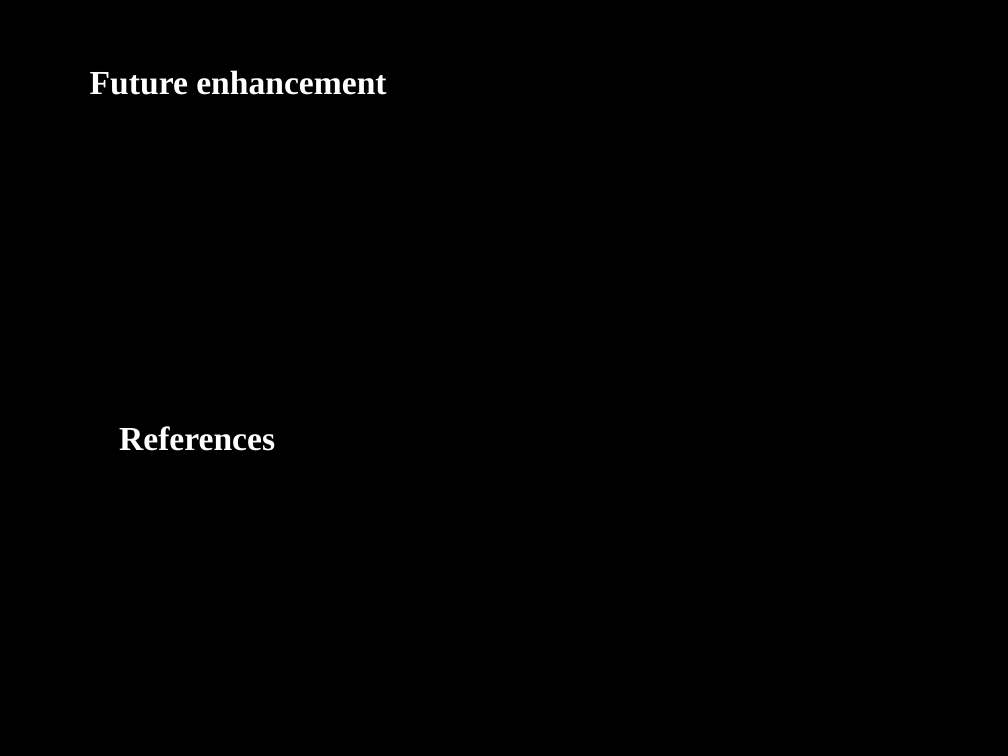
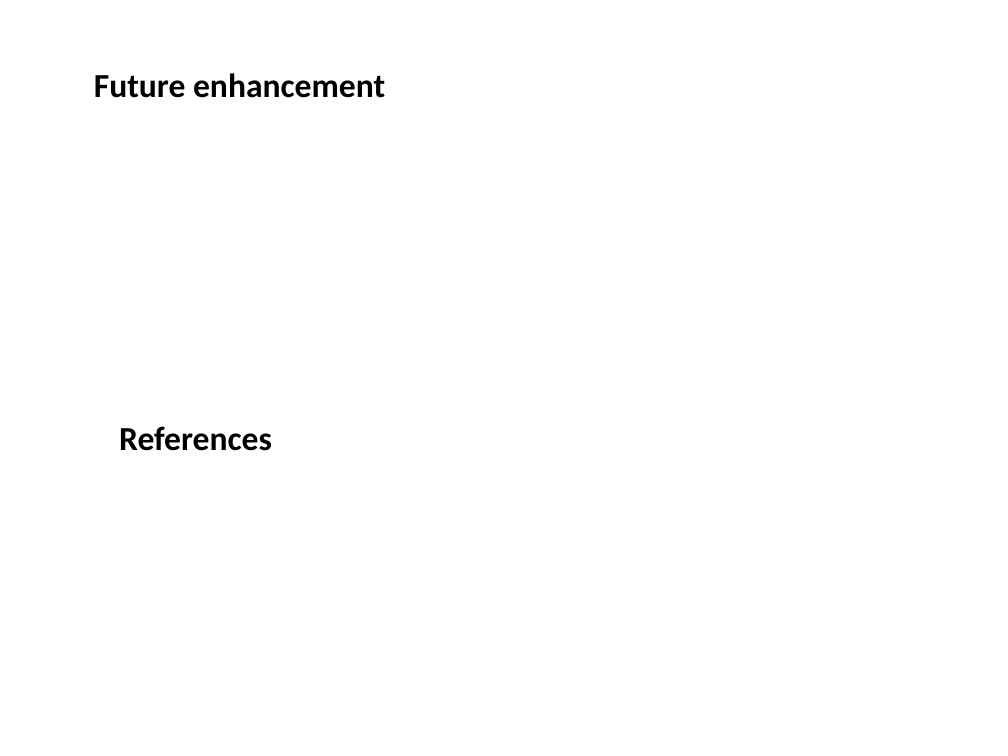
Before and after one commit to Nidhi-411/EventPro, a slide deck: slide 27 of PPts and stuff/Eventpro.pptx. Drawn at 1008x756 pixels with LibreOffice and Linux fonts; fonts in the diff are those of the drawing; background and template pictures are left out. Boxes give left, top, right and bottom in pixels: in the first picture for what was removed or moved away, otherwise in the second. Text is boxed around its words. In the diff, an @@ line names an element or a change of style, - is before the commit and + after.

```diff
--- a/PPts and stuff/Eventpro.pptx
+++ b/PPts and stuff/Eventpro.pptx
@@ background picture (left out) to #FFFFFF @@
@@ text "Future enhancement" at (94, 73, 385, 98): font Times New Roman to Calibri, text colour #FFFFFF to #000000 @@
@@ text "References" at (119, 426, 272, 451): font Times New Roman to Calibri, text colour #FFFFFF to #000000 @@
```
Also in this commit, not shown: 21 other slides changed, 5 slides added, 5 slides removed, 1 other file.
